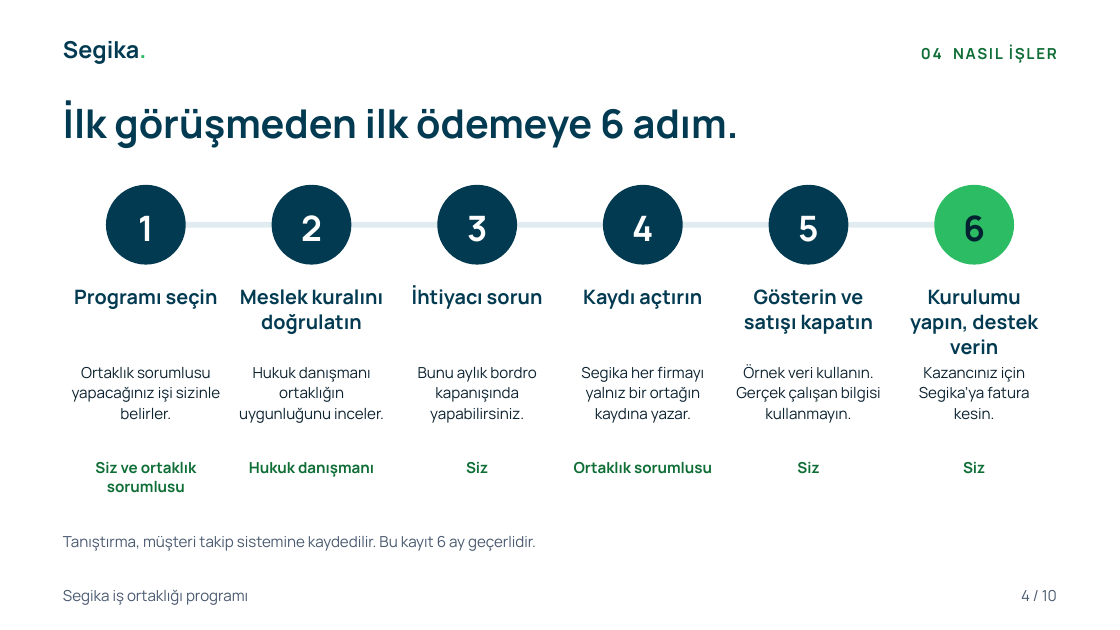
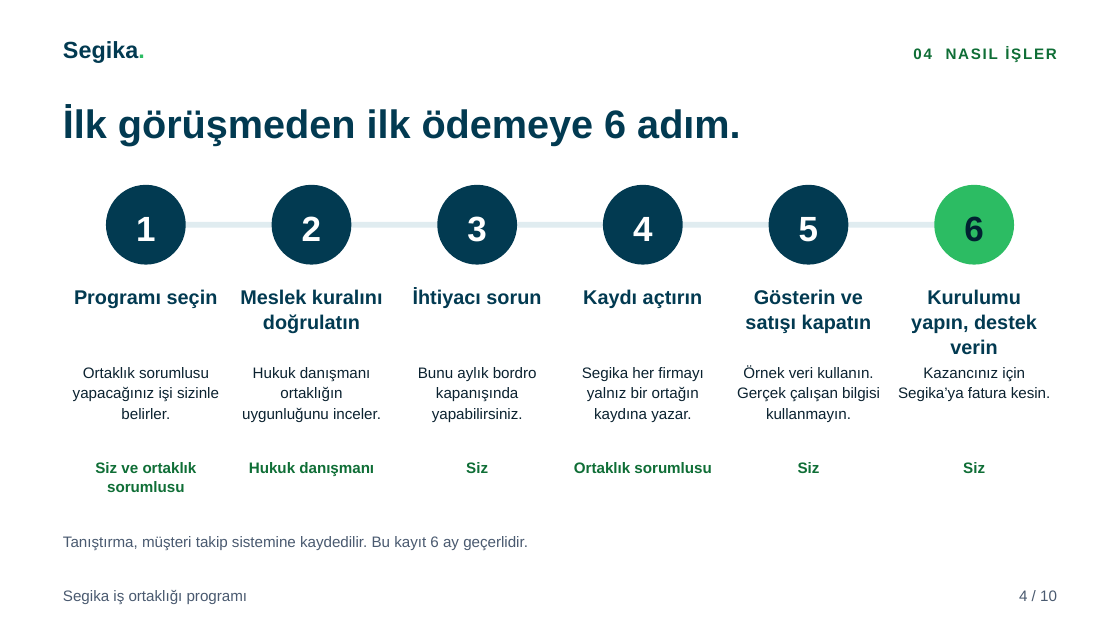
Before and after one commit to karacaismail/19ekim, a slide deck: slide 4 of public/indir/segika/segika-is-ortakligi-sunum.pptx. Drawn at 1120x630 pixels with LibreOffice and Linux fonts; fonts in the diff are those of the drawing. Boxes give left, top, right and bottom in pixels: in the first picture for what was removed or moved away, otherwise in the second. Text is boxed around its words. In the diff, an @@ line names an element or a change of style, - is before the commit and + after.

Commit message:
Segika setini bağımsız incelemeye göre düzelt
Logo adı kaldırıldı. Sonraki yılların payı için destek koşulu yazıldı.
Eşik ve oranların bugünkü plan olduğu gövde boyunda yazıldı. Mali müşavirin nakitsiz yolu hukuk görüşü bekliyor.
PPTX yazı tipi Arial oldu. PDF'te Outfit sabit dosyayla gömülür ve metin aranabilir. Tutarlar TL ile yazılır.
Görsel sunuma ve PPTX'e öteki üç yol sayfası eklendi. Önizlemeler PDF'in kendisinden çizilir.

```diff
--- a/public/indir/segika/segika-is-ortakligi-sunum.pptx
+++ b/public/indir/segika/segika-is-ortakligi-sunum.pptx
@@ font Manrope to Arial in 27 elements at [63,41,145,63], [913,47,1057,62], [63,107,740,146], [136,217,155,241], [74,289,218,308], [73,367,219,419], [95,462,197,492], [302,216,321,241], [240,289,383,333], [242,367,381,422], [249,462,374,476], [467,216,486,242], [413,288,541,308], [418,367,537,422], [633,217,652,241], [583,289,703,308], [582,367,703,422], [574,462,711,473], [799,217,818,242], [745,289,871,333], [737,366,880,422], [964,216,983,242], [911,289,1037,355], [898,367,1051,401], [63,536,528,550], [63,590,248,604], [1019,590,1057,601] @@
```
Also in this commit, not shown: 8 other slides changed, 1 slide added, 1 slide removed, 58 other files.
